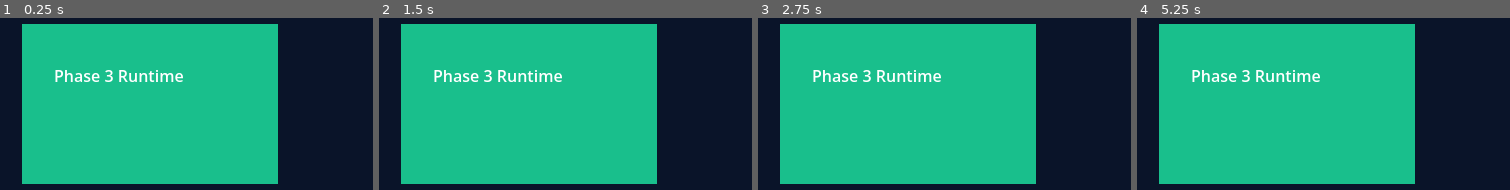
Above: before the commit, frames 1-4 (left to right).
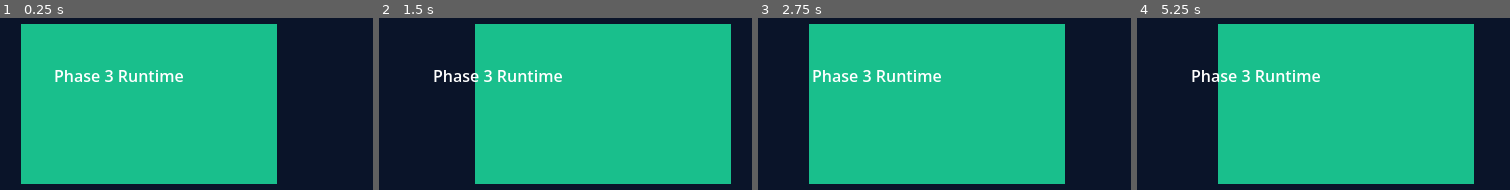
Above: after the commit, the same moments.

Repository: k0nkupa/godot-mcp
Game: Godot game, scene res://runtime/runtime_fixture.tscn
The game is run twice, just before and just after one commit, with the same random seed, the same clock (stepped at 60 frames per second) and the same inputs. This scene is started directly instead of the project's main scene.
Inputs:
- Up to frame 1 (0.25 s): no input
- Up to frame 2 (1.5 s): no input
- Up to frame 3 (2.75 s): no input
- Up to frame 4 (5.25 s): no input

The runs differ from the first frame. In frame 1, 0.5% of the frame differs, in the area x 5-75%, y 3-97%; in frame 2, 37%, in the area x 5-95%, y 3-97%; in frame 3, 14%; in frame 4, 29%.

Commit message:
feat: expose runtime tools and frame evidence

Diff:
--- a/fixtures/godot-4.7/runtime/runtime_fixture.gd
+++ b/fixtures/godot-4.7/runtime/runtime_fixture.gd
@@ -13,6 +13,7 @@
 
 func _process(_delta: float) -> void:
 	frame_counter += 1
+	$Accent.position.x = 80.0 + float(frame_counter % 120)
 	if frame_counter % 5 == 0:
 		milestone.emit(frame_counter)
 	if frame_counter >= 10:
Not shown, added: addons/godot_mcp/runtime/runtime_capture.gd
Not shown, added: addons/godot_mcp/runtime/runtime_capture.gd.uid
Not shown, changed: addons/godot_mcp/runtime/runtime_harness.gd
Not shown, changed: packages/cli/src/runtime/createRuntime.ts
Not shown, changed: packages/control-plane/src/evidence/evidenceStore.ts
Not shown, changed: packages/control-plane/src/runtime/runtimeService.test.ts
Not shown, changed: packages/control-plane/src/runtime/runtimeService.ts
Not shown, changed: packages/mcp-server/src/createServer.ts
Not shown, changed: packages/mcp-server/src/executeTool.ts
Not shown, changed: packages/mcp-server/src/index.ts
Not shown, added: packages/mcp-server/src/registerRuntimeTools.test.ts
Not shown, added: packages/mcp-server/src/registerRuntimeTools.ts
(and 6 more such lines)
